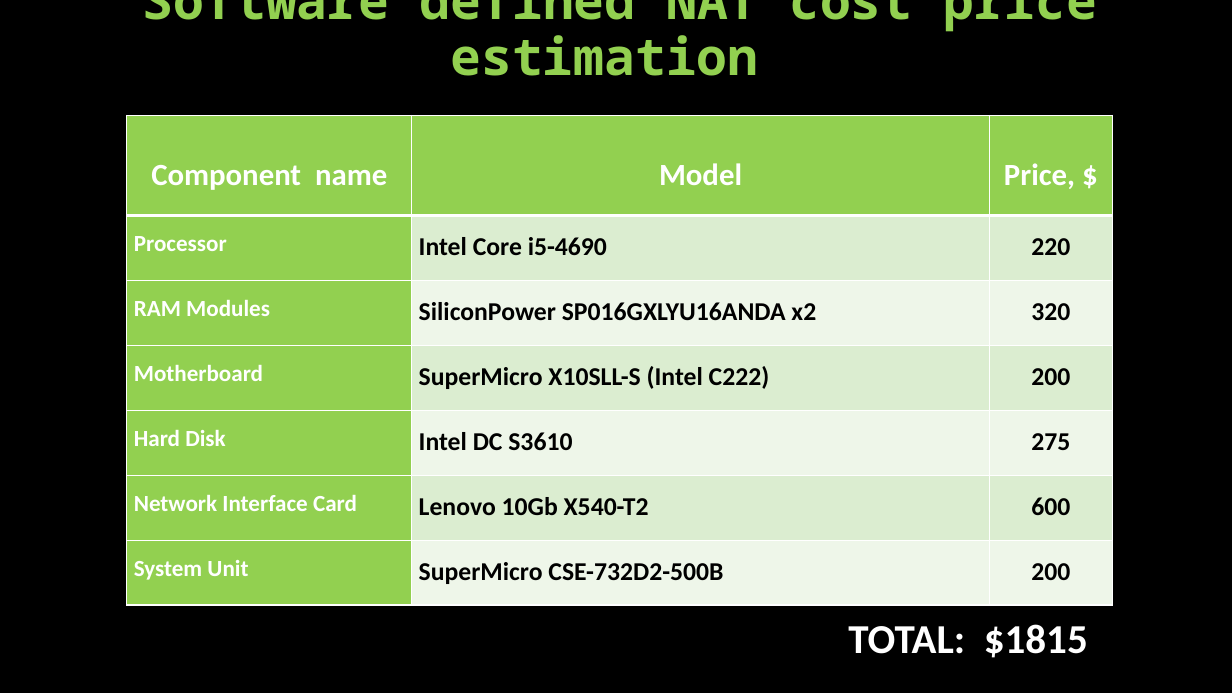
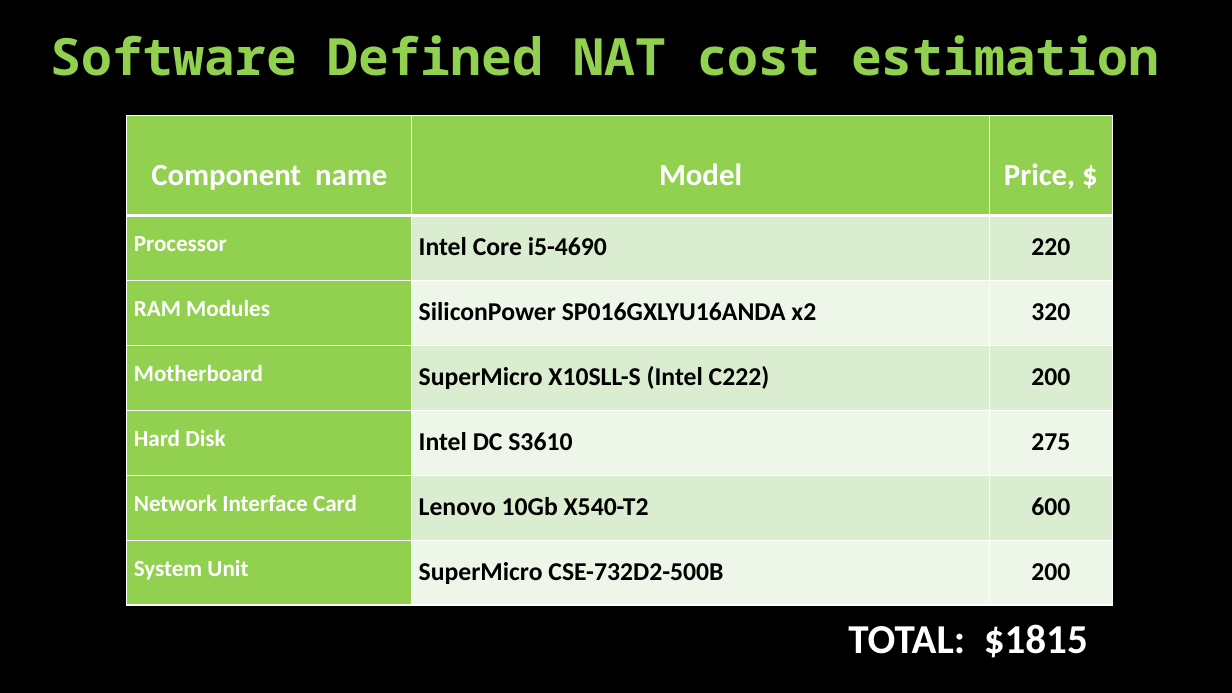
Before and after one commit to denis-plotnikov/nat_results, a slide deck: slide 13 of Network Address Translator presentation.pptx. Drawn at 1232x693 pixels with LibreOffice and Linux fonts; fonts in the diff are those of the drawing. Boxes give left, top, right and bottom in pixels: in the first picture for what was removed or moved away, otherwise in the second. Text is boxed around its words. In the diff, an @@ line names an element or a change of style, - is before the commit and + after.

```diff
--- a/Network Address Translator presentation.pptx
+++ b/Network Address Translator presentation.pptx
@@ text at (51,35,1159,76): text changed @@
-Software defined NAT cost price estimation
+Software Defined NAT cost estimation
```
Also in this commit, not shown: 10 other slides changed, 2 other files.
